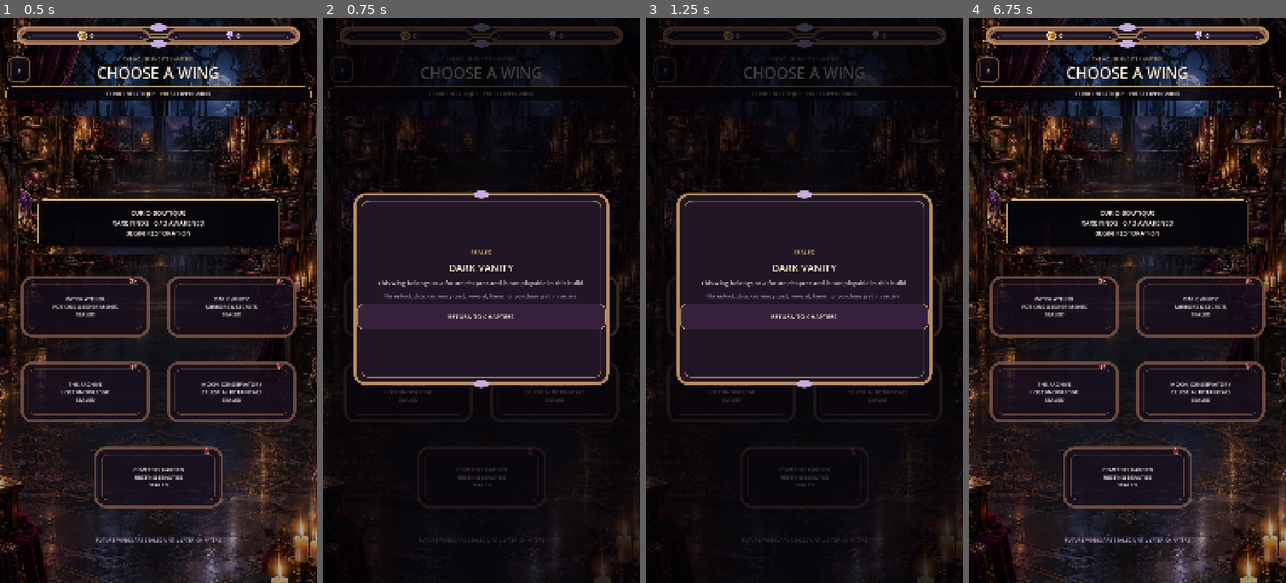
Above: before the commit, frames 1-4 (left to right).
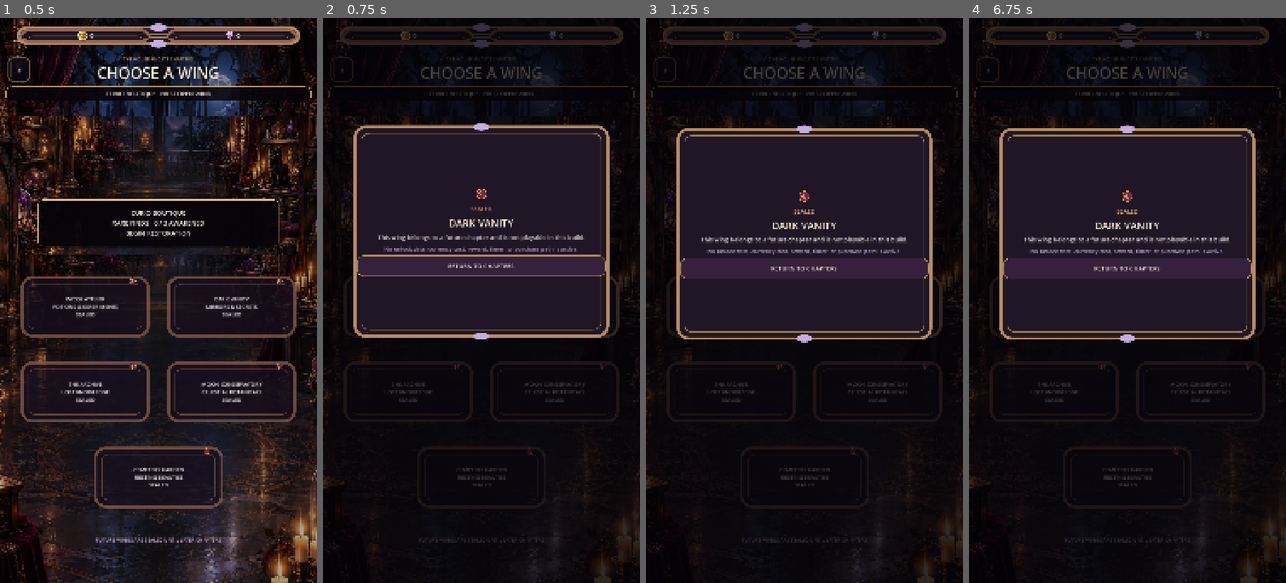
Above: after the commit, the same moments.

Repository: Jay-prodesign/akilta-match3
Game: Godot game, scene res://src/ui/map/chapter_select.tscn
The game is run twice, just before and just after one commit, with the same random seed, the same clock (stepped at 60 frames per second) and the same inputs. This scene is started directly instead of the project's main scene.
Inputs:
- Up to frame 1 (0.5 s): no input
- Up to frame 2 (0.75 s): click "DARK VANITY MIRRORS & SECRETS…" at 0.5 s
- Up to frame 3 (1.25 s): no input
- Up to frame 4 (6.75 s): click "THE ARCHIVE LOST KNOWLEDGE SE…" at 1.25 s; click "MOON CONSERVATORY CELESTIAL B…" at 2 s; click "CEMETERY GARDEN RESTING BEAUT…" at 2.75 s; click "CURIO BOUTIQUE RARE FINDS · 0…" at 3.5 s; click "CURIO BOUTIQUE RARE FINDS · 0…" at 4.25 s; click "‹" at 5 s; click "‹" at 5.75 s; click "DARK VANITY MIRRORS & SECRETS…" at 6.5 s

Frame 1 is identical in both runs. In frame 2, 17% of the frame differs, in the area x 9-91%, y 18-66%; in frame 3, 16%; in frame 4, 44%, in the area x 0-100%, y 0-100%.

Commit message:
Choreograph sealed-wing explanation and tighten its composition

Diff:
--- a/src/ui/shared/locked_explanation.gd
+++ b/src/ui/shared/locked_explanation.gd
@@ -6,6 +6,8 @@
 
 const LockedExplanationScene = preload("res://src/ui/shared/locked_explanation.tscn")
 const ProductionChrome = preload("res://src/ui/theme/production_chrome.gd")
+const PieceAssetLoader = preload("res://src/match3/presentation/piece_asset_loader.gd")
+const SEALED_BADGE_PATH := "res://assets/blockers/ch01_blocker_wax_seal_intact_v01.webp"
 
 static func present(owner: Control, title_text: String, reason_text: String, requirement_text: String, close_text: String) -> Control:
 	if owner == null:
@@ -23,10 +25,14 @@
 	owner.add_child(overlay)
 	ProductionChrome.apply_primary(overlay.get_node_or_null("LockedPanel") as Control)
 
+	var panel := overlay.get_node_or_null("LockedPanel") as PanelContainer
+	var seal := overlay.get_node_or_null("LockedPanel/Content/Seal") as TextureRect
 	var title := overlay.get_node_or_null("LockedPanel/Content/Title") as Label
 	var reason := overlay.get_node_or_null("LockedPanel/Content/Reason") as Label
 	var requirement := overlay.get_node_or_null("LockedPanel/Content/Requirement") as Label
 	var close := overlay.get_node_or_null("LockedPanel/Content/Close") as Button
+	if seal != null:
+		seal.texture = PieceAssetLoader.ornament(SEALED_BADGE_PATH)
 	if title != null:
 		title.text = title_text
 	if reason != null:
@@ -36,14 +42,35 @@
 	if close != null:
 		close.text = close_text
 		close.pressed.connect(func():
-			if is_instance_valid(overlay):
-				overlay.queue_free()
+			if not is_instance_valid(overlay):
+				return
+			close.disabled = true
+			var exit_tween := overlay.create_tween()
+			exit_tween.set_parallel(true)
+			exit_tween.tween_property(overlay, "modulate:a", 0.0, 0.16).set_trans(Tween.TRANS_QUAD).set_ease(Tween.EASE_IN)
+			if panel != null:
+				exit_tween.tween_property(panel, "position:y", panel.position.y + 18.0, 0.16).set_trans(Tween.TRANS_QUAD).set_ease(Tween.EASE_IN)
+			exit_tween.finished.connect(func():
+				if is_instance_valid(overlay):
+					overlay.queue_free()
+			)
 		)
+	overlay.modulate.a = 0.0
+	if panel != null:
+		panel.position.y += 26.0
+	var entrance_tween := overlay.create_tween()
+	entrance_tween.set_parallel(true)
+	entrance_tween.tween_property(overlay, "modulate:a", 1.0, 0.18).set_trans(Tween.TRANS_QUAD).set_ease(Tween.EASE_OUT)
+	if panel != null:
+		entrance_tween.tween_property(panel, "position:y", panel.position.y - 26.0, 0.22).set_trans(Tween.TRANS_BACK).set_ease(Tween.EASE_OUT)
+	overlay.set_meta("entrance_choreography", true)
+	overlay.set_meta("exit_choreography", true)
 	return overlay
 
 static func contract(overlay: Control) -> Dictionary:
 	if overlay == null:
 		return {"open": false}
+	var seal: TextureRect = overlay.get_node_or_null("LockedPanel/Content/Seal") as TextureRect
 	var title: Label = overlay.get_node_or_null("LockedPanel/Content/Title") as Label
 	var reason: Label = overlay.get_node_or_null("LockedPanel/Content/Reason") as Label
 	var requirement: Label = overlay.get_node_or_null("LockedPanel/Content/Requirement") as Label
@@ -55,7 +82,9 @@
 		"title": title.text if title != null else "",
 		"reason": reason.text if reason != null else "",
 		"requirement": requirement.text if requirement != null else "",
-		"authored_scene": title != null and reason != null and requirement != null and close != null,
+		"authored_scene": seal != null and seal.texture != null and title != null and reason != null and requirement != null and close != null,
 		"touch_target_ok": close != null and close.custom_minimum_size.y >= 56.0,
+		"entrance_choreography": bool(overlay.get_meta("entrance_choreography", false)),
+		"exit_choreography": bool(overlay.get_meta("exit_choreography", false)),
 		"runtime_ui_factory": false,
 	}
--- a/src/ui/shared/locked_explanation.tscn
+++ b/src/ui/shared/locked_explanation.tscn
@@ -66,17 +66,24 @@
 [node name="LockedPanel" type="PanelContainer" parent="."]
 layout_mode = 1
 anchor_left = 0.08
-anchor_top = 0.30
+anchor_top = 0.335
 anchor_right = 0.92
-anchor_bottom = 0.66
+anchor_bottom = 0.645
 grow_horizontal = 2
 grow_vertical = 2
 theme_override_styles/panel = SubResource("Panel")
 
 [node name="Content" type="VBoxContainer" parent="LockedPanel"]
 layout_mode = 2
-theme_override_constants/separation = 14
+theme_override_constants/separation = 10
 alignment = 1
+
+[node name="Seal" type="TextureRect" parent="LockedPanel/Content"]
+custom_minimum_size = Vector2(0, 54)
+layout_mode = 2
+mouse_filter = 2
+expand_mode = 1
+stretch_mode = 5
 
 [node name="State" type="Label" parent="LockedPanel/Content"]
 layout_mode = 2
@@ -112,7 +119,7 @@
 autowrap_mode = 2
 
 [node name="Close" type="Button" parent="LockedPanel/Content"]
-custom_minimum_size = Vector2(0, 88)
+custom_minimum_size = Vector2(0, 72)
 layout_mode = 2
 theme_override_colors/font_color = Color(1, 0.941, 0.847, 1)
 theme_override_font_sizes/font_size = 21
